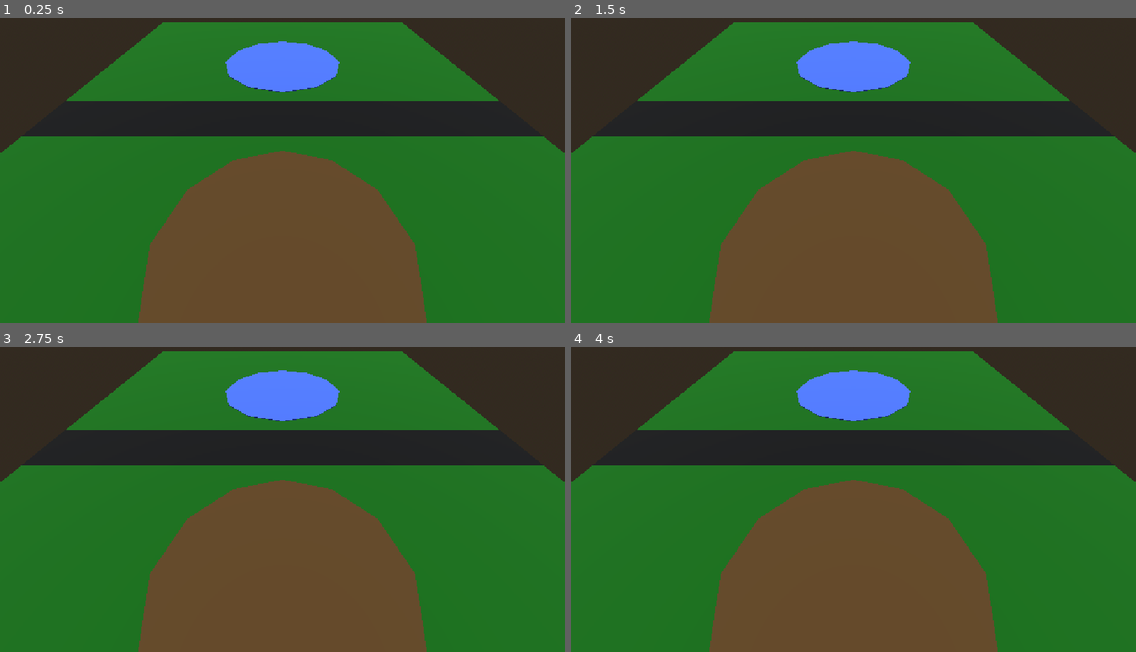
Above: before the commit, frames 1-4 (two rows, left to right).
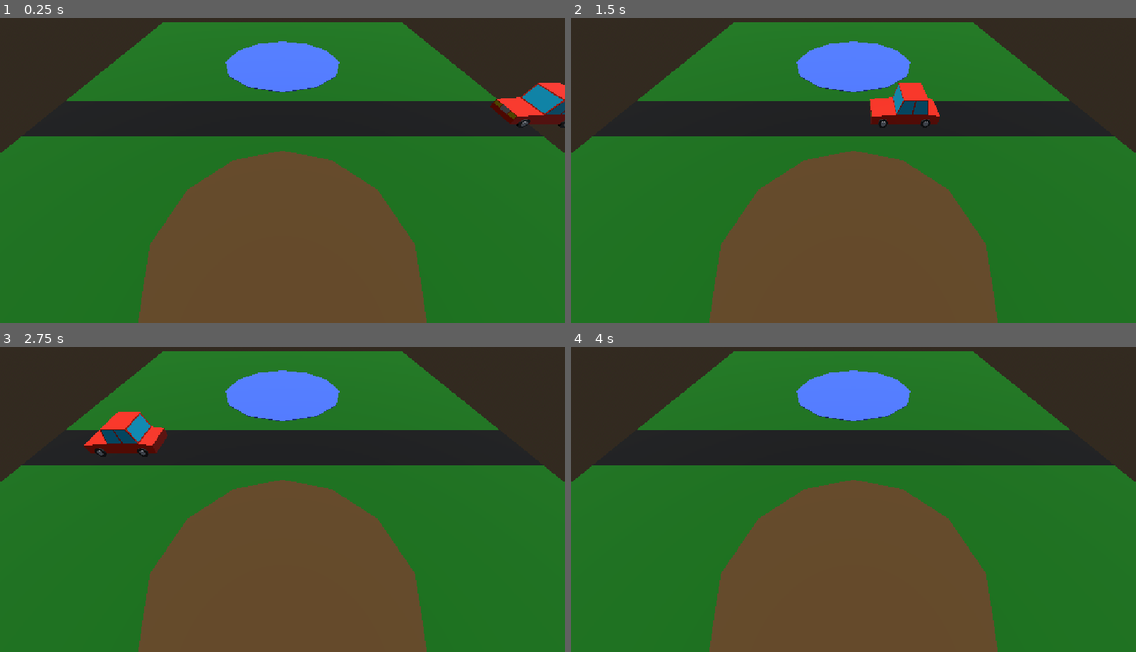
Above: after the commit, the same moments.

Repository: Legendary-Broly/dodge-frog
Game: Godot game, scene res://scenes/levels/test_road.tscn
Same seed, same stepped clock (60 frames per second), same inputs: the game is played once before the commit and once after it.
Inputs:
- Up to frame 1 (0.25 s): no input
- Up to frame 2 (1.5 s): no input
- Up to frame 3 (2.75 s): no input
- Up to frame 4 (4 s): no input

The runs differ from the first frame. In frame 1, 1.3% of the frame differs, in the area x 86-100%, y 21-37%; in frame 2, 1.2%; in frame 3, 1.4%, in the area x 14-30%, y 21-36%; in frame 4, nothing differs.

Commit message:
created basic car scene, meets done criteria

Diff:
--- a/project.godot
+++ b/project.godot
@@ -20,6 +20,10 @@
 window/stretch/mode="canvas_items"
 window/stretch/aspect="expand"
 
+[filesystem]
+
+import/blender/enabled=false
+
 [physics]
 
 3d/physics_engine="Jolt Physics"
--- a/scenes/levels/test_road.tscn
+++ b/scenes/levels/test_road.tscn
@@ -1,4 +1,6 @@
 [gd_scene format=3 uid="uid://yol8uylnpd1x"]
+
+[ext_resource type="PackedScene" uid="uid://cqnbnpca8jfud" path="res://scenes/vehicles/car.tscn" id="1_33yk0"]
 
 [sub_resource type="ProceduralSkyMaterial" id="ProceduralSkyMaterial_s7yj1"]
 
@@ -97,3 +99,6 @@
 
 [node name="Camera3D" type="Camera3D" parent="." unique_id=425069560]
 transform = Transform3D(-1, 0, -8.742278e-08, -6.606409e-08, 0.6549352, 0.7556851, 5.725625e-08, 0.7556851, -0.6549352, 0, 7.9393787, -10.813549)
+
+[node name="Car" parent="." unique_id=1213912301 instance=ExtResource("1_33yk0")]
+transform = Transform3D(1, 0, 0, 0, 1, 0, 0, 0, 1, -18.057665, 0, 0.013626099)
--- /dev/null
+++ b/scenes/vehicles/car.tscn
@@ -0,0 +1,17 @@
+[gd_scene format=3 uid="uid://cqnbnpca8jfud"]
+
+[ext_resource type="Script" uid="uid://di8h2rmww2016" path="res://scripts/vehicles/car.gd" id="1_76dk7"]
+[ext_resource type="ArrayMesh" uid="uid://c4qv4d5r30tq2" path="res://assets/vehicles/car.glb" id="1_aatvh"]
+
+[sub_resource type="BoxShape3D" id="BoxShape3D_76dk7"]
+size = Vector3(3.9492188, 1.8164063, 2.029358)
+
+[node name="Car" type="Area3D" unique_id=1213912301]
+script = ExtResource("1_76dk7")
+
+[node name="MeshInstance3D" type="MeshInstance3D" parent="." unique_id=1790598804]
+mesh = ExtResource("1_aatvh")
+
+[node name="CollisionShape3D" type="CollisionShape3D" parent="." unique_id=264906149]
+transform = Transform3D(1, 0, 0, 0, 1, 0, 0, 0, 1, 0.016601563, 0.89160156, -0.0047912598)
+shape = SubResource("BoxShape3D_76dk7")
--- /dev/null
+++ b/scripts/vehicles/car.gd
@@ -0,0 +1,20 @@
+extends Area3D
+
+@export var speed: float = 10.0
+var velocity: Vector3 = Vector3.ZERO
+
+func _ready() -> void:
+	on_activate()
+	#on_activate is used so that we can later keep an array of pre-instantiated
+	#cars in memory and reuse them as they are deactivated
+
+func _process(delta: float) -> void:
+	position += velocity * delta
+	pass
+
+func on_activate() -> void:
+	velocity = transform.basis.x * speed
+	visible = true
+	await get_tree().create_timer(4).timeout
+	velocity = Vector3.ZERO
+	#visible = false	#disabled for debug purposes
Binary file added: assets/vehicles/car.glb
Not shown, added: assets/vehicles/car.glb.import
Not shown, added: scripts/vehicles/car.gd.uid
Not shown, added: assets/car.blend
Not shown, added: assets/car.blend1
Not shown, added: assets/vehicles/car.blend
Not shown, added: assets/vehicles/car.blend1
